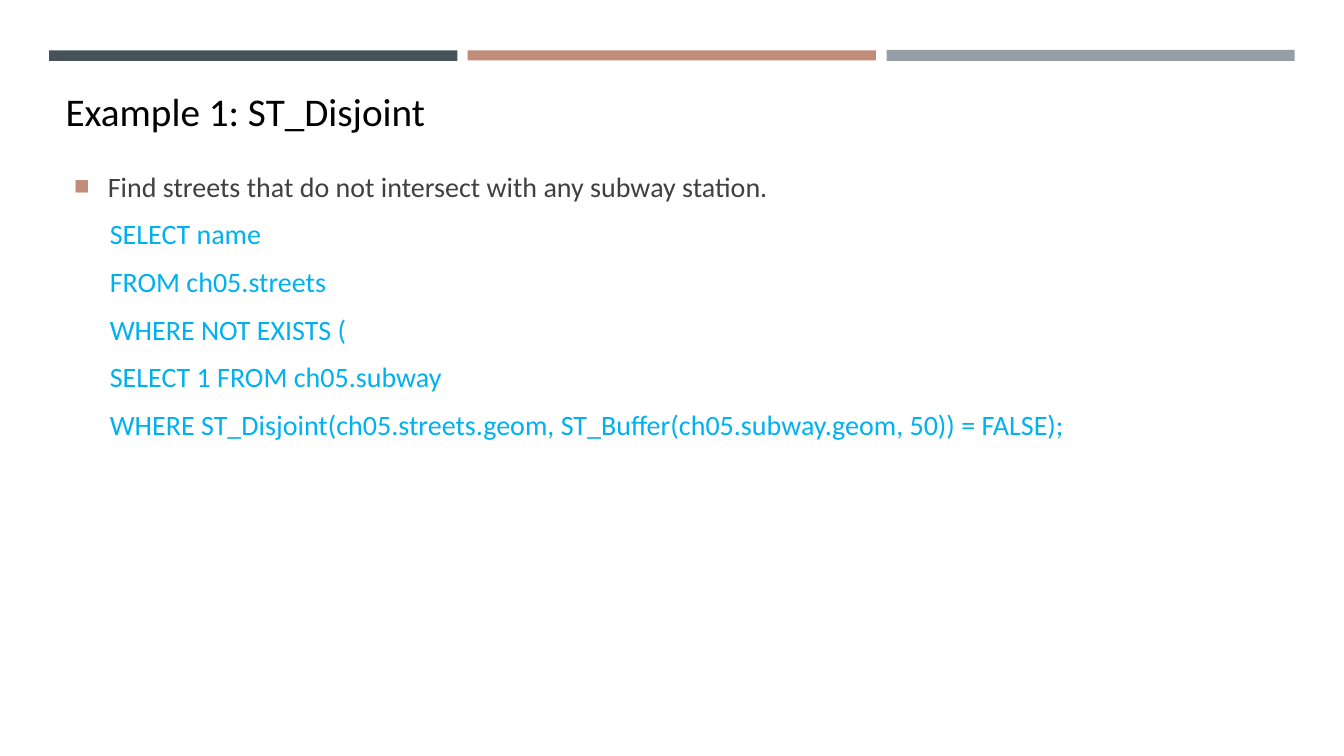
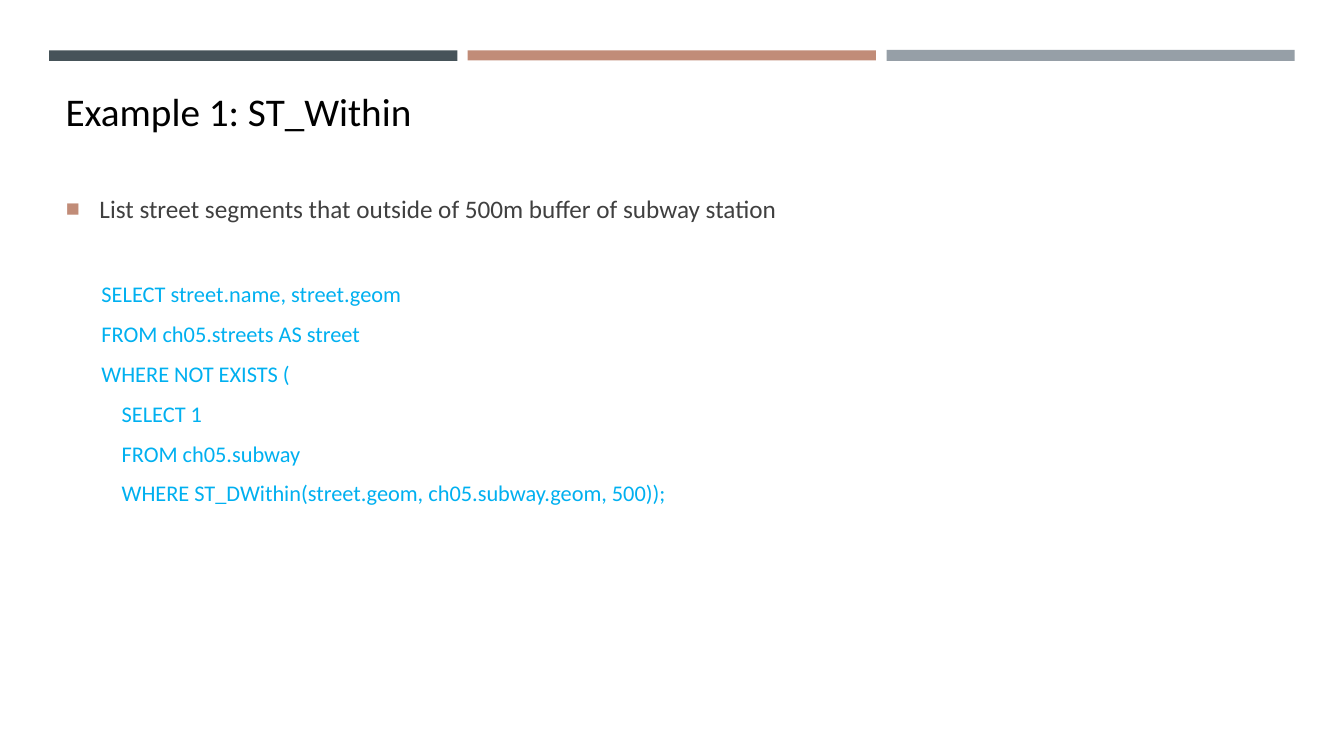
Before and after one commit to gisynw/ssj-376, a slide deck: slide 15 of docs/Lectures/Week05/Week05_Park02.pptx (slide 11 before the commit). Drawn at 1344x756 pixels with LibreOffice and Linux fonts; fonts in the diff are those of the drawing. Boxes give left, top, right and bottom in pixels: in the first picture for what was removed or moved away, otherwise in the second. Text is boxed around its words. In the diff, an @@ line names an element or a change of style, - is before the commit and + after.

```diff
--- a/docs/Lectures/Week05/Week05_Park02.pptx
+++ b/docs/Lectures/Week05/Week05_Park02.pptx
@@ text at box(66, 98, 411, 133): text changed @@
-Example 1: ST_Disjoint
+Example 1: ST_Within
@@ text "List street segments that outside ...": place and size @@
-text "List street segments that outside ..." at box(108, 177, 1064, 440)
+text "List street segments that outside ..." at box(99, 200, 776, 505)
@@ text at box(99, 200, 776, 342): text changed; size 20 to 18 pt @@
-■ Find streets that do not intersect with any subway station.
-  SELECT name
-  FROM ch05.streets
+■ List street segments that outside of 500m buffer of subway station
+  SELECT street.name, street.geom
+  FROM ch05.streets AS street
@@ text at box(101, 367, 278, 382): size 20 to 16 pt in "WHERE NOT EXISTS (" @@
@@ text at box(122, 407, 665, 505): text changed; size 20 to 16 pt @@
-  SELECT 1 FROM ch05.subway
-  WHERE ST_Disjoint(ch05.streets.geom, ST_Buffer(ch05.subway.geom, 50)) = FALSE);
+  SELECT 1
+  FROM ch05.subway
+  WHERE ST_DWithin(street.geom, ch05.subway.geom, 500));
```
Also in this commit, not shown: 7 other slides changed, 7 slides added, 4 slides removed, 2 other files.
